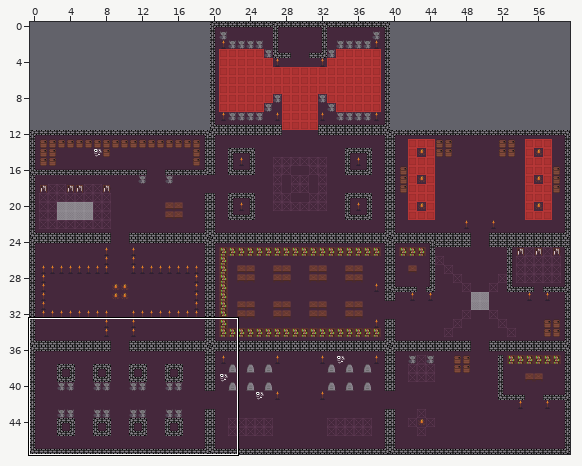
Tiled map (JSON), stored at bin/assets/maps/MAP1.tmj. The picture above shows the old version from afar; the outline marks the close-up.
Close-up. Earlier state:
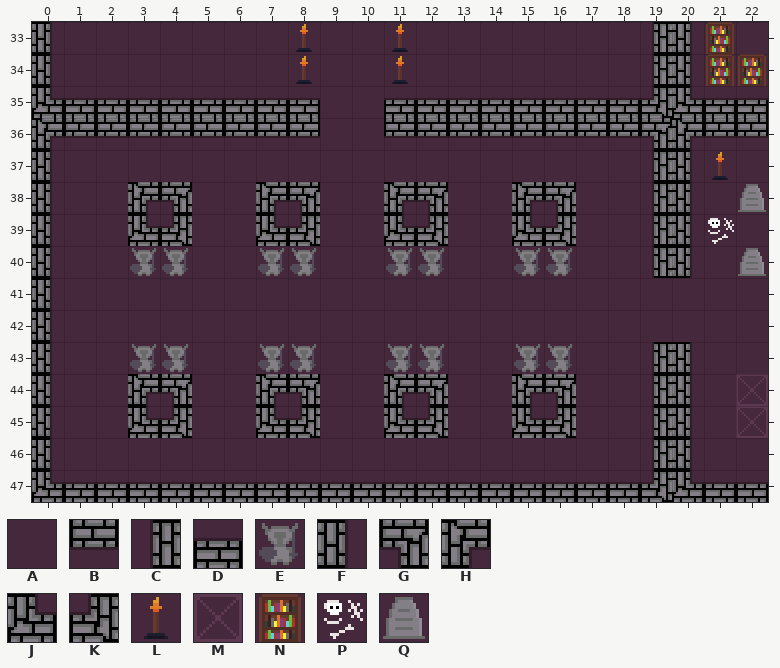
Cells are 16x16 px. Shown: x 0..22, y 33..47. The commit also changed other parts of the map, which this record leaves out.
Key: from "BaseFloors": A 0 "DEC", B 1 "TILE", C 2 "TILE", D 3 "TILE", E 4 "TILE", F 5 "TILE", G 6 "TILE", H 7 "TILE", J 8 "TILE", K 10 "TILE", L 16 "TILE", M 17 "DEC", N 20 "TILE", P 21 "DEC", Q 22 "TILE".
_ is an empty cell.
Layer "Tile Layer 1" before, first column x 0:
33 FAAAAAAALAALAAAAAAACFNA
34 FAAAAAAALAALAAAAAAACFNN
35 JDDDDDDDDAADDDDDDDDKJDD
36 HBBBBBBBBAABBBBBBBBGHBB
37 FAAAAAAAAAAAAAAAAAACFLA
38 FAAHGAAHGAAHGAAHGAACFAQ
39 FAAJKAAJKAAJKAAJKAACFPA
40 FAAEEAAEEAAEEAAEEAACFAQ
41 FAAAAAAAAAAAAAAAAAAAAAA
42 FAAAAAAAAAAAAAAAAAAAAAA
43 FAAEEAAEEAAEEAAEEAACFAA
44 FAAHGAAHGAAHGAAHGAACFAM
45 FAAJKAAJKAAJKAAJKAACFAM
46 FAAAAAAAAAAAAAAAAAACFAA
47 JDDDDDDDDDDDDDDDDDDKJDD
Now the later version:
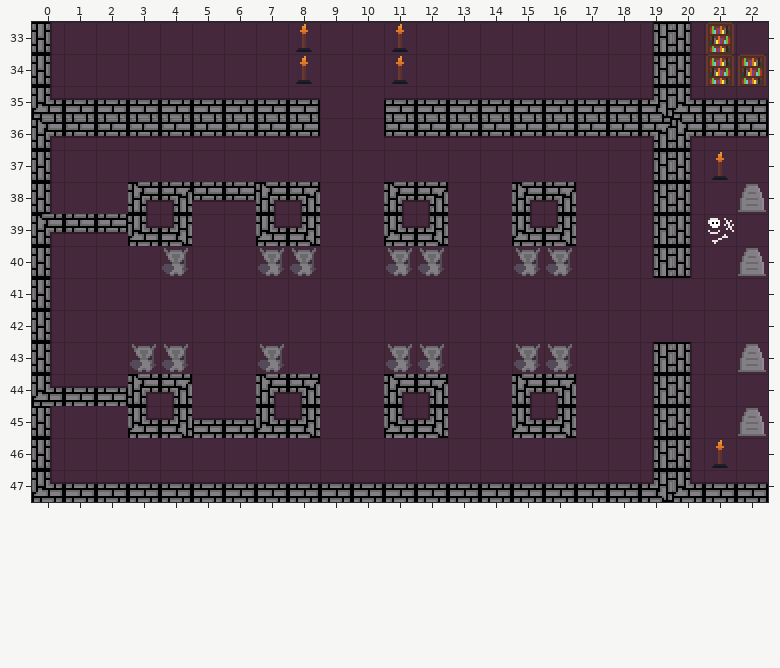
Edits made:
Layer "Tile Layer 1":
Tile A replaces tile E in row 40 at x 3; in row 43 at x 8.
Tile A replaces tile M in row 44 at x 22.
Tile B replaces tile A in row 38 at x 5 to 6; in row 39 at x 1 to 2.
Tile D replaces tile A in row 44 at x 1 to 2; in row 45 at x 5 to 6.
Tile H replaces tile F in row 39 at x 0.
Tile J replaces tile F in row 44 at x 0.
Tile L replaces tile A in row 46 at x 21.
Tile Q replaces tile A in row 43 at x 22.
Tile Q replaces tile M in row 45 at x 22.
Changed places in both close-ups, as pixel boxes (x1, y1, x2, y2):
changed: (192, 182, 256, 202)
changed: (38, 214, 156, 276)
changed: (290, 344, 316, 372)
changed: (712, 344, 768, 468)
changed: (32, 386, 128, 406)
changed: (192, 418, 256, 438)
